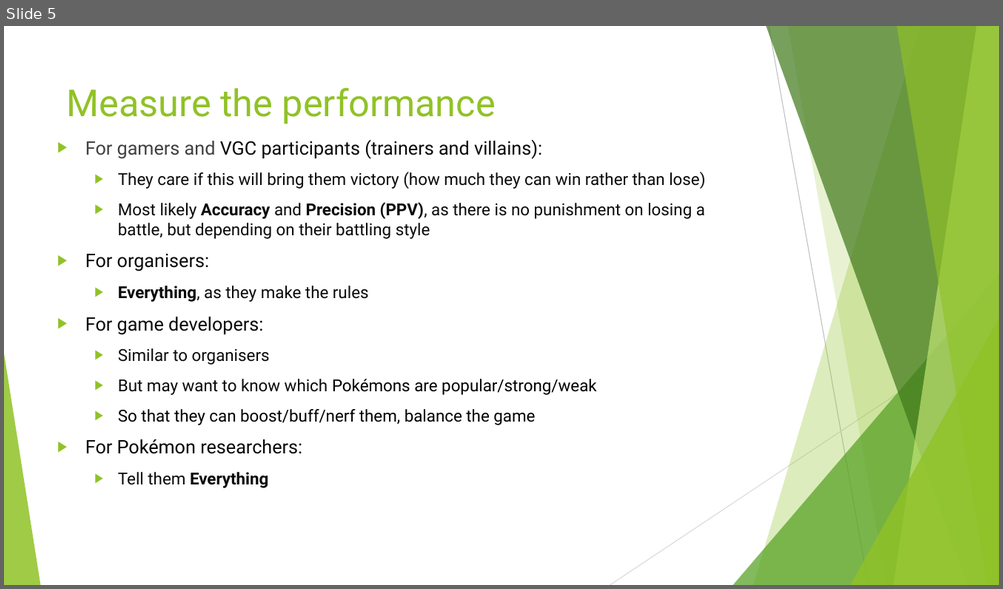
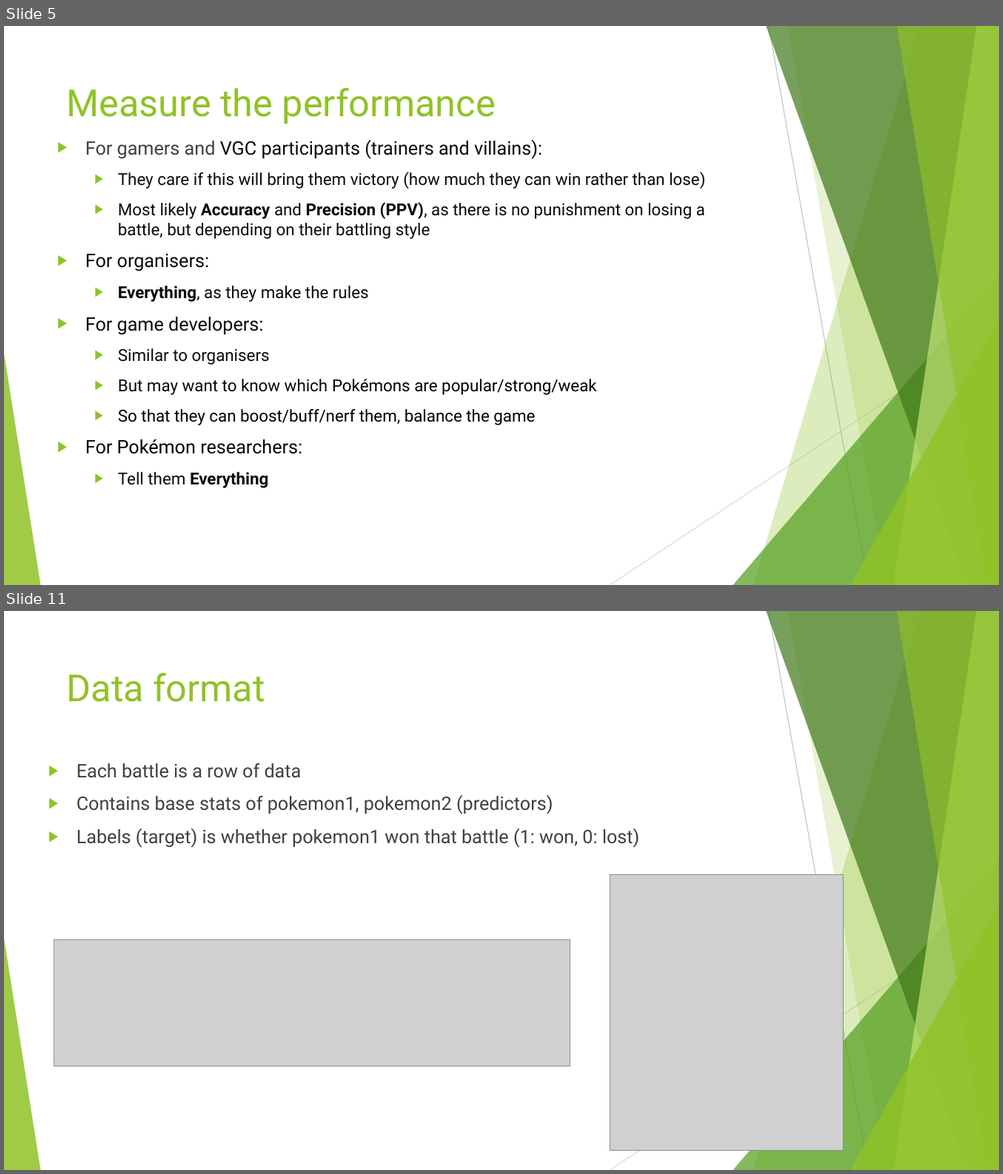
Before and after one commit to jackyman1997/pokemon, a slide deck: 3. classfier/classifier.pptx. Shown one above the other, each under a label of ours: slide 5 before the commit, slides 5 and 11 after it; the slides between them are not shown. The pictures are 1003x589 and 1003x1174 pixels, drawn with LibreOffice and Linux fonts; fonts in the diff are those of the drawing; grey boxes stand for pictures. Boxes give left, top, right and bottom in pixels: in the first picture for what was removed or moved away, otherwise in the second. Text is boxed around its words. In the diff, an @@ line names an element or a change of style, - is before the commit and + after.

```diff
--- a/3. classfier/classifier.pptx
+++ b/3. classfier/classifier.pptx
@@ slide 11 added at (4, 611, 999, 1170), background #FFFFFF; not listed: 10 template elements that a slide beside it also shows @@
@@ title added at (67, 672, 265, 702), 36 pt, text #90C226 @@
+Data format
@@ text added at (77, 763, 640, 848), 18 pt, text #404040 @@
+▶ Each battle is a row of data
+▶ Contains base stats of pokemon1, pokemon2 (predictors)
+▶ Labels (target) is whether pokemon1 won that battle (1: won, 0: lost)
@@ picture added at (610, 875, 842, 1151) @@
@@ picture added at (54, 940, 570, 1067) @@
```
Also in this commit, not shown: 3 slides changed, 15 other slides added.
